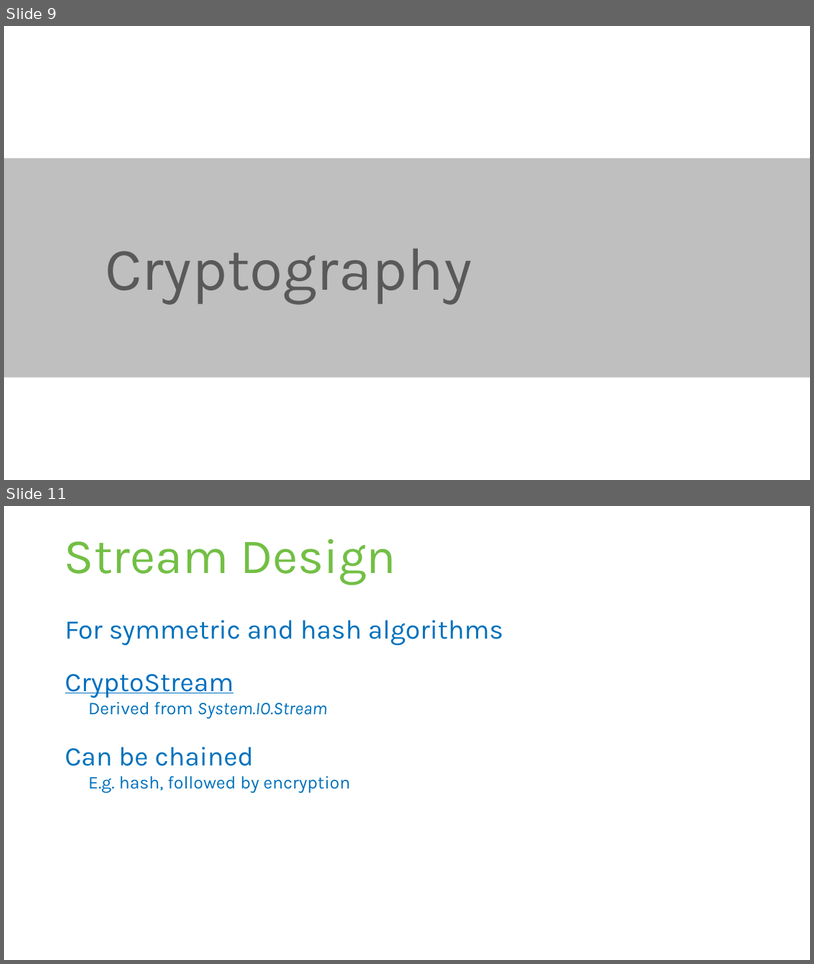
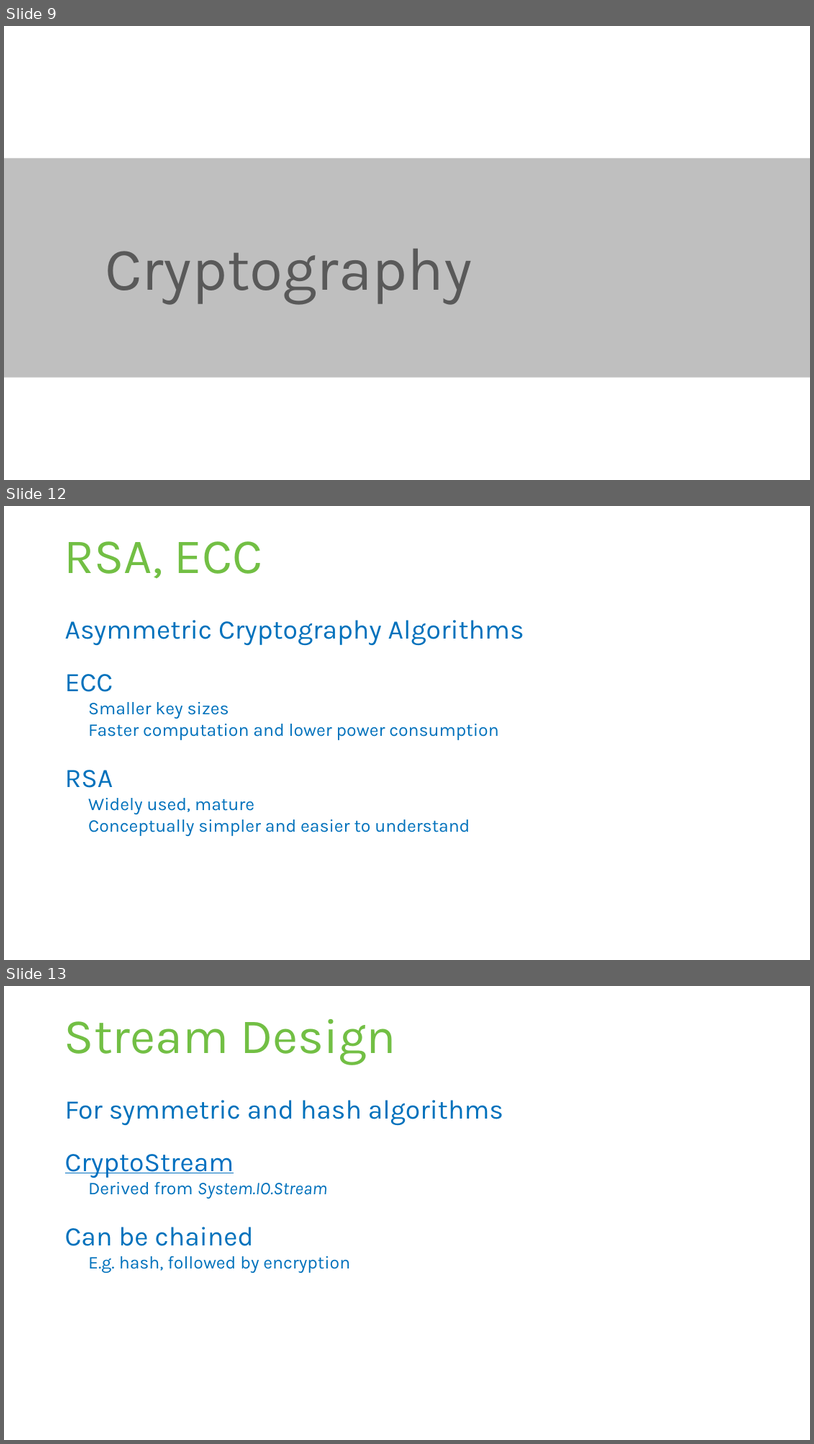
Before and after one commit to rstropek/SecureCodingDotNet, a slide deck: Slides/Secure-Coding-Dot-Net.pptx. Shown one above the other, each under a label of ours: slides 9 and 11 before the commit, slides 9, 12 and 13 after it; the slides between them are not shown. The pictures are 814x964 and 814x1444 pixels, drawn with LibreOffice and Linux fonts; fonts in the diff are those of the drawing. Boxes give left, top, right and bottom in pixels: in the first picture for what was removed or moved away, otherwise in the second. Text is boxed around its words. In the diff, an @@ line names an element or a change of style, - is before the commit and + after.

```diff
--- a/Slides/Secure-Coding-Dot-Net.pptx
+++ b/Slides/Secure-Coding-Dot-Net.pptx
@@ slide 12 added at (x1=4, y1=506, x2=810, y2=960), background #FFFFFF @@
@@ title added at (x1=64, y1=541, x2=262, y2=578), 44 pt, text #72BF44 @@
+RSA, ECC
@@ text added at (x1=65, y1=620, x2=525, y2=836), 16 pt, text #0071BC @@
+Asymmetric Cryptography Algorithms
+ECC
+  Smaller key sizes
+  Faster computation and lower power consumption
+RSA
+  Widely used, mature
+  Conceptually simpler and easier to understand
@@ what was slide 11 is now slide 13 @@
```
Also in this commit, not shown: 3 slides changed, 4 other slides added, 1 other file.
